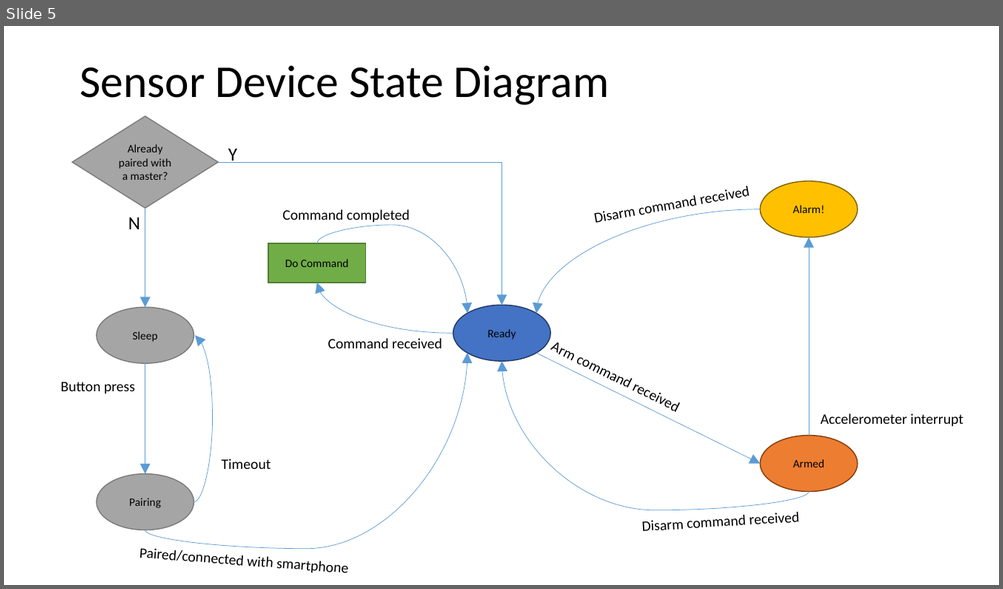
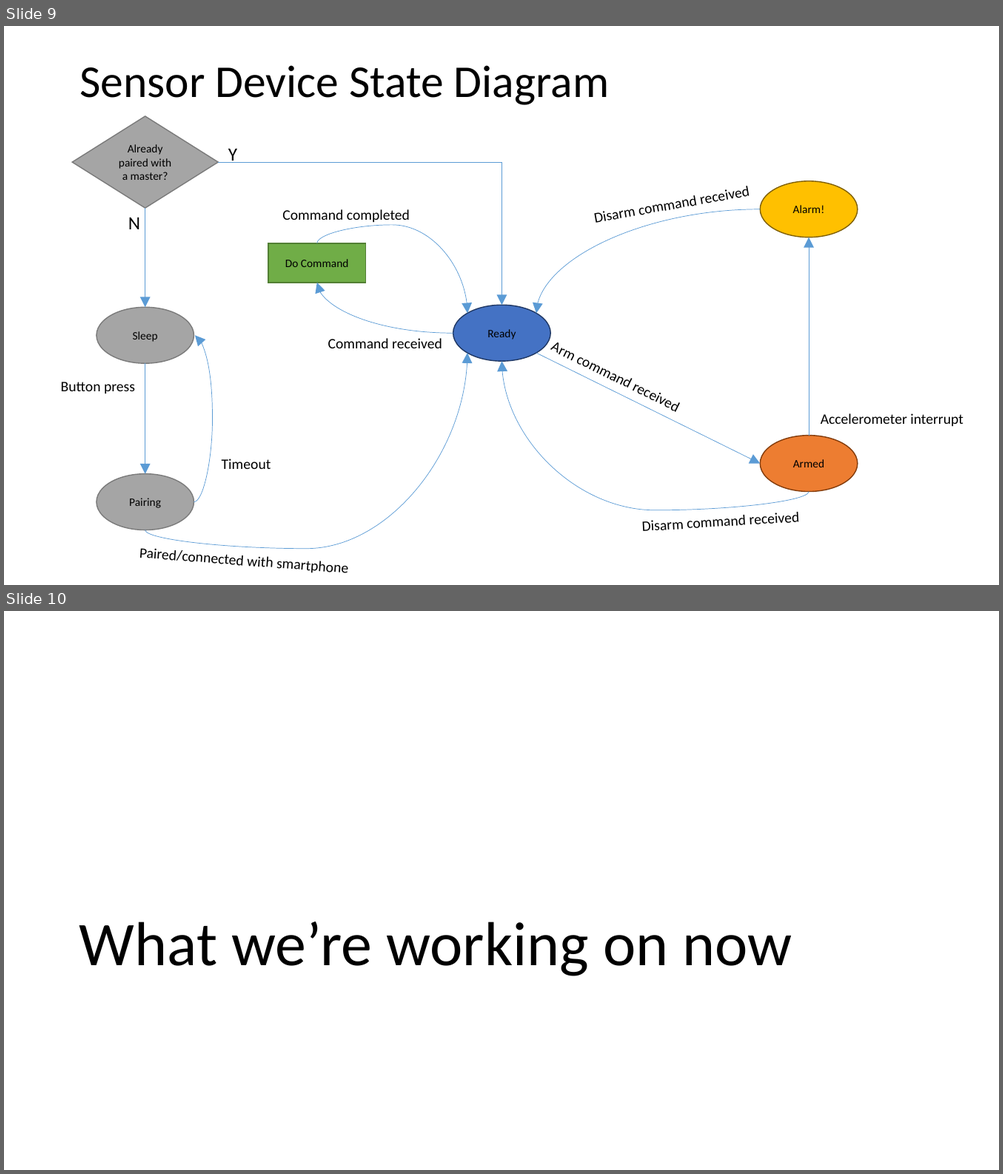
Before and after one commit to jbw3/CPE621Project, a slide deck: docs/AMDeSS_MidtermProgressReport.pptx. Shown one above the other, each under a label of ours: slide 5 before the commit, slides 9 and 10 after it. The pictures are 1003x589 and 1003x1174 pixels, drawn with LibreOffice and Linux fonts; fonts in the diff are those of the drawing. Boxes give left, top, right and bottom in pixels: in the first picture for what was removed or moved away, otherwise in the second. Text is boxed around its words. In the diff, an @@ line names an element or a change of style, - is before the commit and + after.

```diff
--- a/docs/AMDeSS_MidtermProgressReport.pptx
+++ b/docs/AMDeSS_MidtermProgressReport.pptx
@@ slide 10 added at (x1=4, y1=611, x2=999, y2=1170), background #FFFFFF @@
@@ title added at (x1=79, y1=922, x2=791, y2=977), 60 pt, text #000000 @@
+What we’re working on now
@@ what was slide 5 is now slide 9 @@
```
Also in this commit, not shown: 2 slides changed, 7 other slides added, 1 other file.
